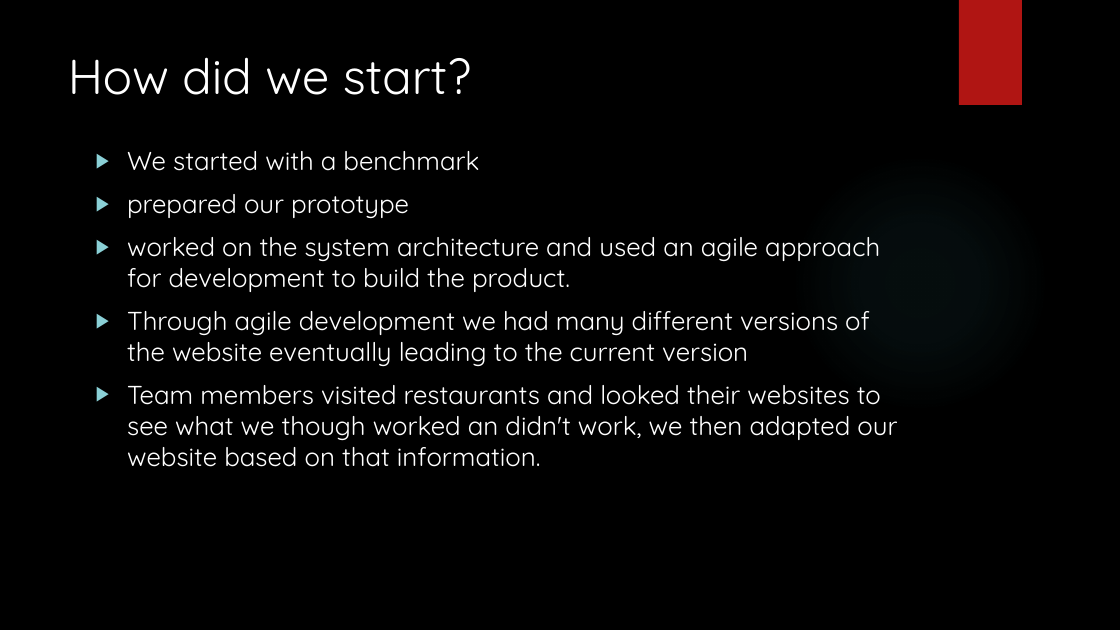
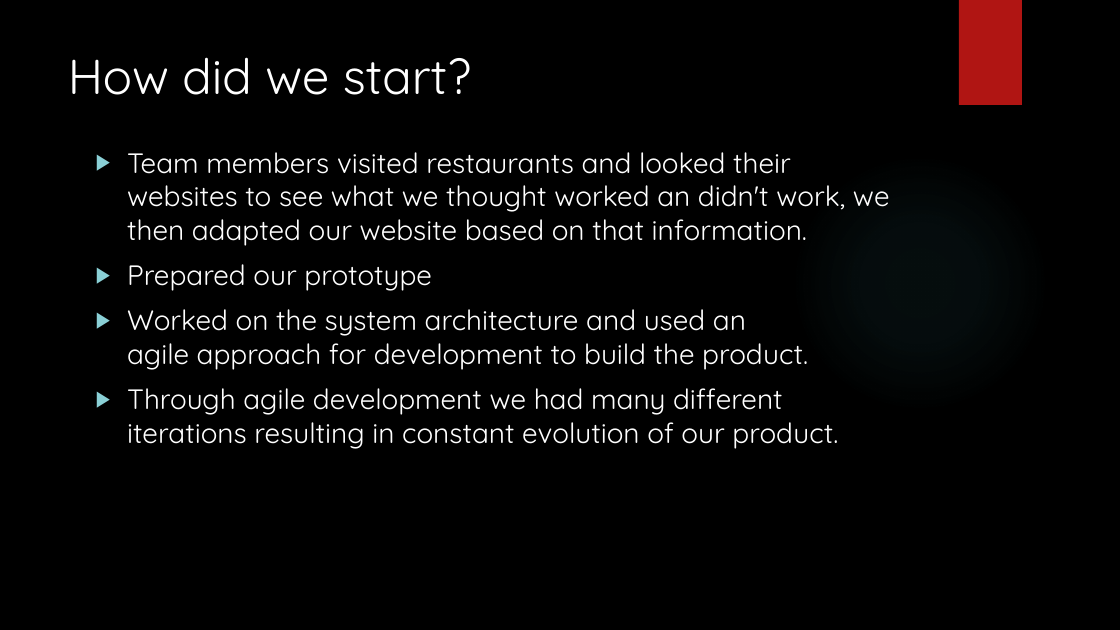
Before and after one commit to 814207579/491_SharkToothSoftware, a slide deck: slide 5 of Archive/CECS491A Presentation.pptx. Drawn at 1120x630 pixels with LibreOffice and Linux fonts; fonts in the diff are those of the drawing; background and template pictures are left out. Boxes give left, top, right and bottom in pixels: in the first picture for what was removed or moved away, otherwise in the second. Text is boxed around its words. In the diff, an @@ line names an element or a change of style, - is before the commit and + after.

```diff
--- a/Archive/CECS491A Presentation.pptx
+++ b/Archive/CECS491A Presentation.pptx
@@ text at [127, 152, 890, 449]: text changed; size 22.2 to 24 pt @@
-▶ We started with a benchmark
-▶ prepared our prototype
-▶ worked on the system architecture and used an agile approach for development to build the product.
-▶ Through agile development we had many different versions of the website eventually leading to the current version
-▶ Team members visited restaurants and looked their websites to see what we though worked an didn't work, we then adapted our website based on that information.
+▶ Team members visited restaurants and looked their websites to see what we thought worked an didn't work, we then adapted our website based on that information.
+▶ Prepared our prototype
+▶ Worked on the system architecture and used an agile approach for development to build the product.
+▶ Through agile development we had many different iterations resulting in constant evolution of our product.
```
Also in this commit, not shown: 4 other slides changed, 1 slide added, 1 slide removed.
